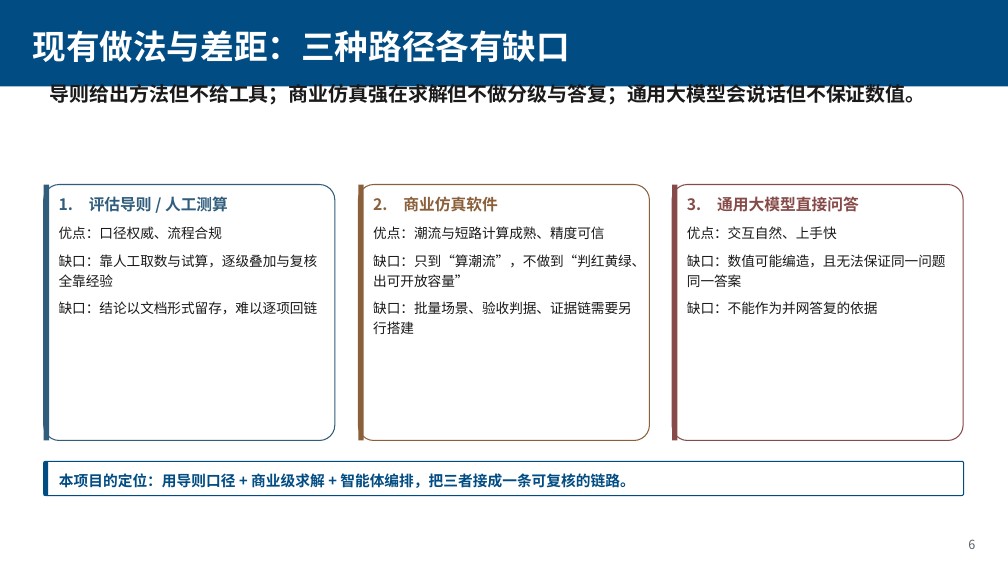
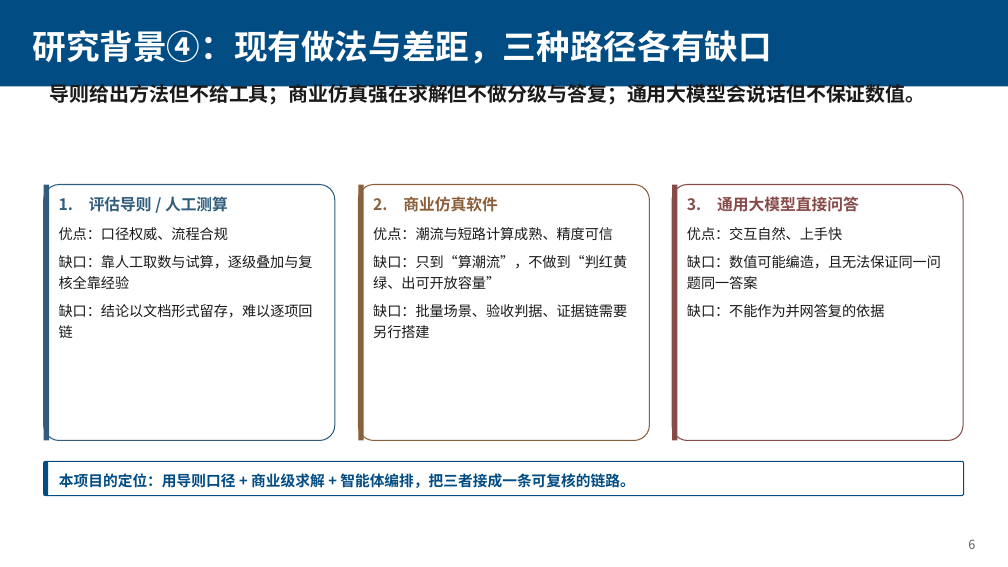
Before and after one commit to Coba1t-4U/hc-capacity-agent, a slide deck: slide 6 of docs/配网承载力智能体.pptx. Drawn at 1008x567 pixels with LibreOffice and Linux fonts; fonts in the diff are those of the drawing. Boxes give left, top, right and bottom in pixels: in the first picture for what was removed or moved away, otherwise in the second. Text is boxed around its words. In the diff, an @@ line names an element or a change of style, - is before the commit and + after.

```diff
--- a/docs/配网承载力智能体.pptx
+++ b/docs/配网承载力智能体.pptx
@@ text at [32,30,771,64]: text changed @@
-现有做法与差距：三种路径各有缺口
+研究背景④：现有做法与差距，三种路径各有缺口
@@ size 13 to 13.5 pt in 3 elements at [59,227,313,338], [373,227,627,338], [687,227,941,317] @@
```
Also in this commit, not shown: 22 other slides changed, 1 other file.
